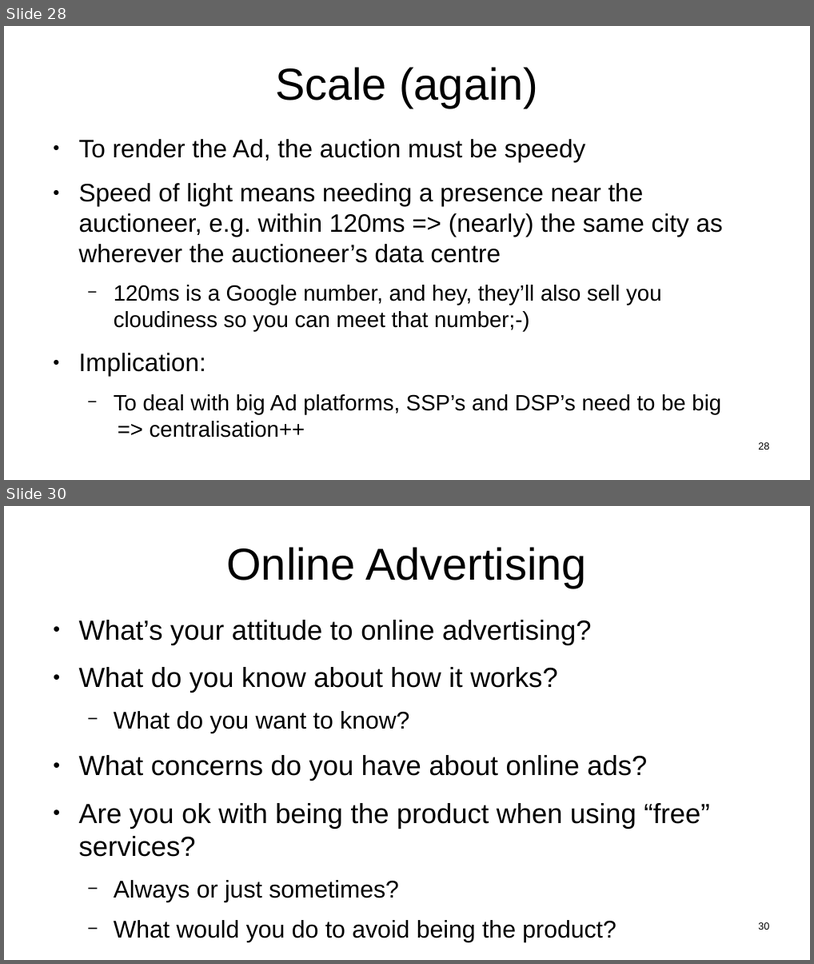
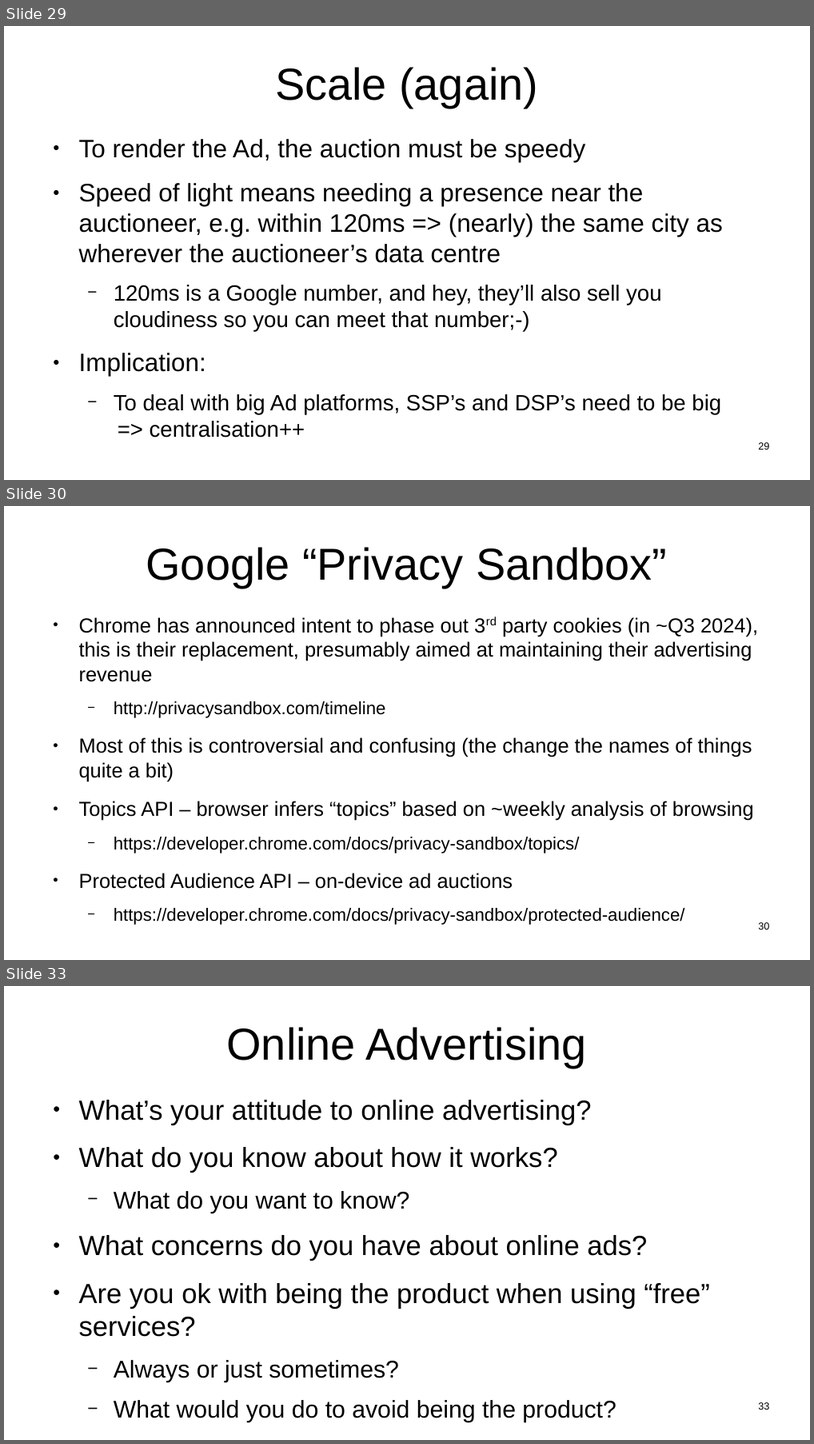
Before and after one commit to sftcd/witidtm, a slide deck: lectures/2023-2024/800-ads.odp. Shown one above the other, each under a label of ours: slides 28 and 30 before the commit, slides 29, 30 and 33 after it; the slides between them are not shown. The pictures are 814x964 and 814x1444 pixels, drawn with LibreOffice and Linux fonts; fonts in the diff are those of the drawing. Boxes give left, top, right and bottom in pixels: in the first picture for what was removed or moved away, otherwise in the second. Text is boxed around its words. In the diff, an @@ line names an element or a change of style, - is before the commit and + after.

```diff
--- a/lectures/2023-2024/800-ads.odp
+++ b/lectures/2023-2024/800-ads.odp
@@ slide 30 added at box(4, 506, 810, 960), background #FFFFFF @@
@@ title added at box(146, 547, 667, 588), 44 pt, text #000000 @@
+Google “Privacy Sandbox”
@@ text added at box(79, 617, 758, 924), 20 pt, text #000000 @@
+● Chrome has announced intent to phase out 3rd party cookies (in ~Q3 2024), this is their replacement, presumably aimed at maintaining their advertising revenue
+  − http://privacysandbox.com/timeline
+● Most of this is controversial and confusing (the change the names of things quite a bit)
+● Topics API – browser infers “topics” based on ~weekly analysis of browsing
+  − https://developer.chrome.com/docs/privacy-sandbox/topics/
+● Protected Audience API – on-device ad auctions
+  − https://developer.chrome.com/docs/privacy-sandbox/protected-audience/
@@ page number added at box(758, 922, 770, 929), 10 pt, text #000000 @@
+30
@@ what was slide 28 is now slide 29 @@
@@ what was slide 30 is now slide 33 @@
@@ page number at box(758, 1402, 770, 1409): text changed @@
-30
+33
```
Also in this commit, not shown: 3 slides changed, 2 other slides added, 7 other files.
